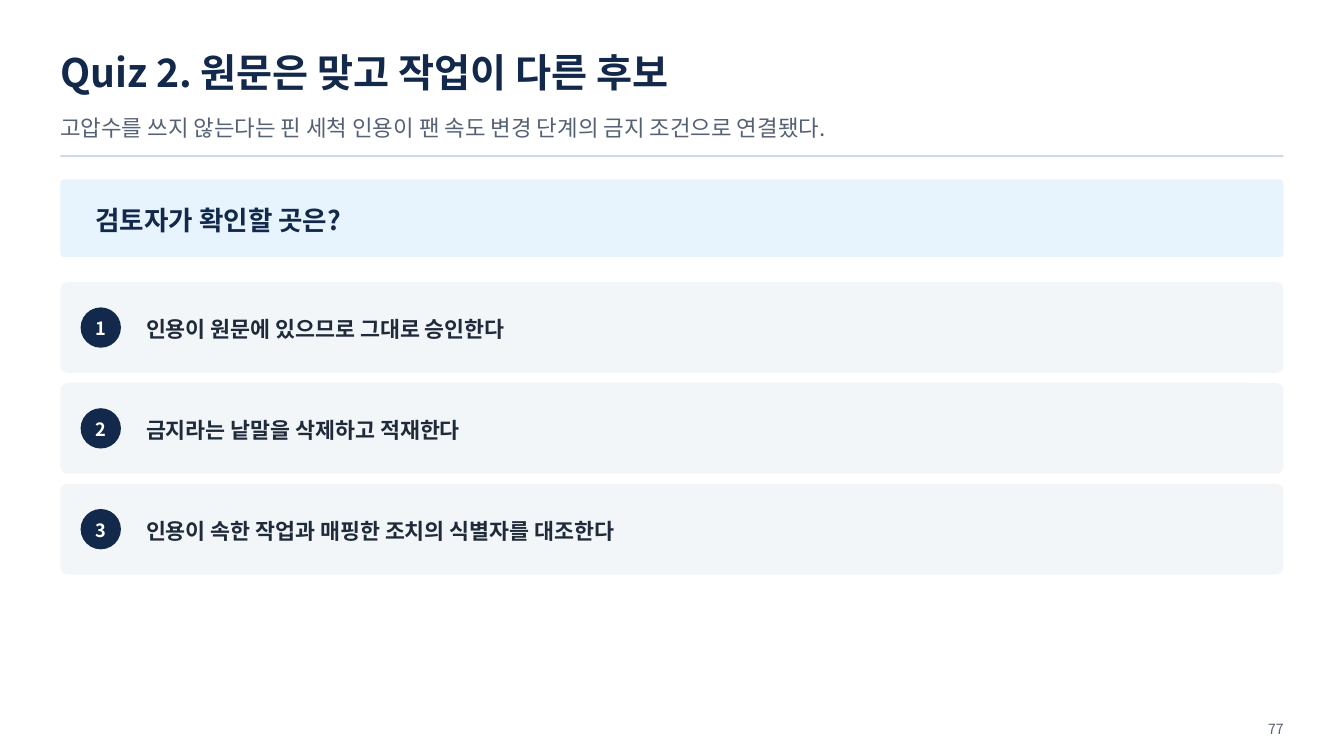
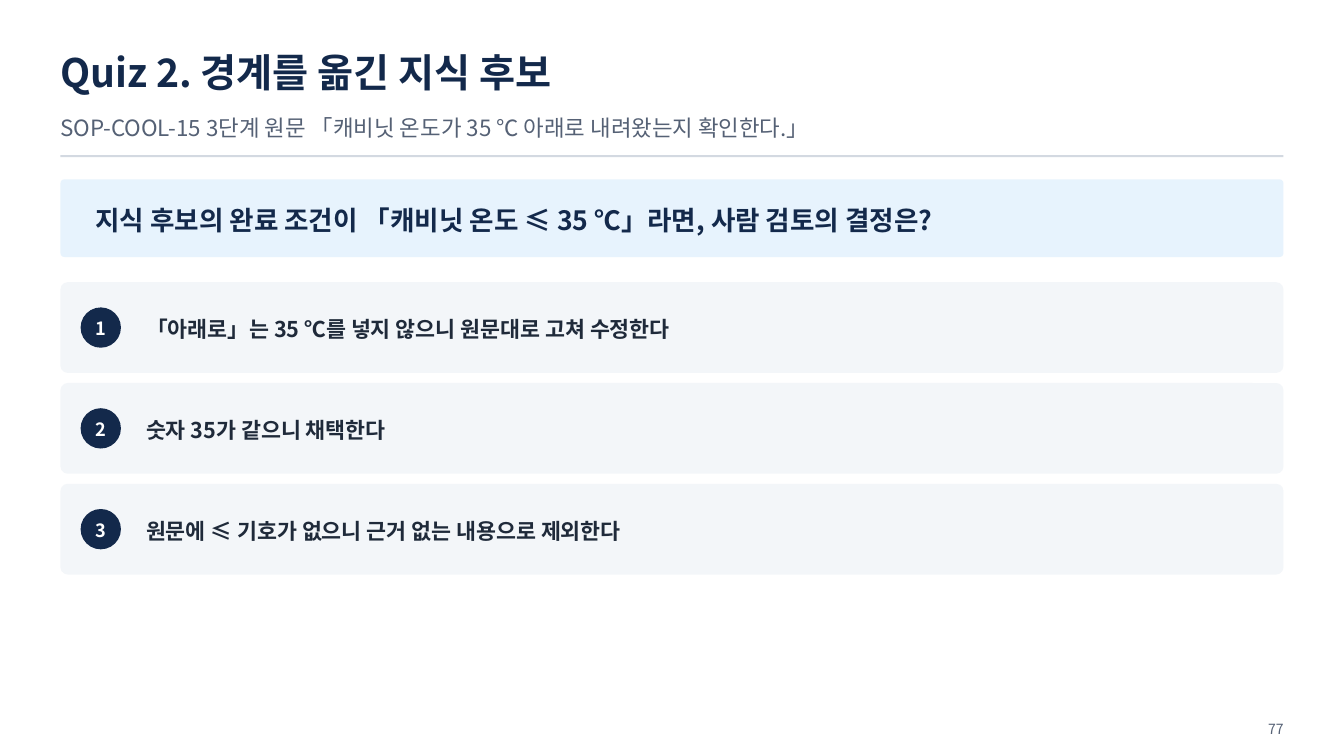
Before and after one commit to uengine-oss/hyd-iot-edu, a slide deck: slide 77 of workspace/강의제작/산출물/실전반/이론/03회차/실전반_03일차.pptx. Drawn at 1344x756 pixels with LibreOffice and Linux fonts; fonts in the diff are those of the drawing. Boxes give left, top, right and bottom in pixels: in the first picture for what was removed or moved away, otherwise in the second. Text is boxed around its words. In the diff, an @@ line names an element or a change of style, - is before the commit and + after.

Commit message:
실전반 3회차 덱 79장 닫음 — U8(Wrap-up · 복습 · 용어, 통합 4회차 02편 원본)과 U9(퀴즈 · 정답) 독립 검토 지적(8 · 3건) 고침 · 과정 용어 장부: 통합 4회차 줄의 옛 「진행 중」 13곳 지움, 「나누는 단위」 처음 장 42장, 실전 3회차 새 이름 셋(샘플 인스턴스 적재 · 본격 문서 인제스천, 조치 검토 결과, 작업 확인 카드) · 남은일에 실전 37 · 38행 미충족

```diff
--- a/workspace/강의제작/산출물/실전반/이론/03회차/실전반_03일차.pptx
+++ b/workspace/강의제작/산출물/실전반/이론/03회차/실전반_03일차.pptx
@@ text at [60,54,552,95]: text changed @@
-Quiz 2. 원문은 맞고 작업이 다른 후보
+Quiz 2. 경계를 옮긴 지식 후보
@@ text at [60,117,809,138]: text changed @@
-고압수를 쓰지 않는다는 핀 세척 인용이 팬 속도 변경 단계의 금지 조건으로 연결됐다.
+SOP-COOL-15 3단계 원문 「캐비닛 온도가 35 ℃ 아래로 내려왔는지 확인한다.」
@@ text at [96,207,932,236]: text changed @@
-검토자가 확인할 곳은?
+지식 후보의 완료 조건이 「캐비닛 온도 ≤ 35 ℃」라면, 사람 검토의 결정은?
@@ text at [146,318,670,339]: text changed @@
-인용이 원문에 있으므로 그대로 승인한다
+「아래로」는 35 ℃를 넣지 않으니 원문대로 고쳐 수정한다
@@ text at [146,419,386,440]: text changed @@
-금지라는 낱말을 삭제하고 적재한다
+숫자 35가 같으니 채택한다
@@ text at [146,520,621,541]: text changed @@
-인용이 속한 작업과 매핑한 조치의 식별자를 대조한다
+원문에 ≤ 기호가 없으니 근거 없는 내용으로 제외한다
```
Also in this commit, not shown: 9 other slides changed, 5 other files.
